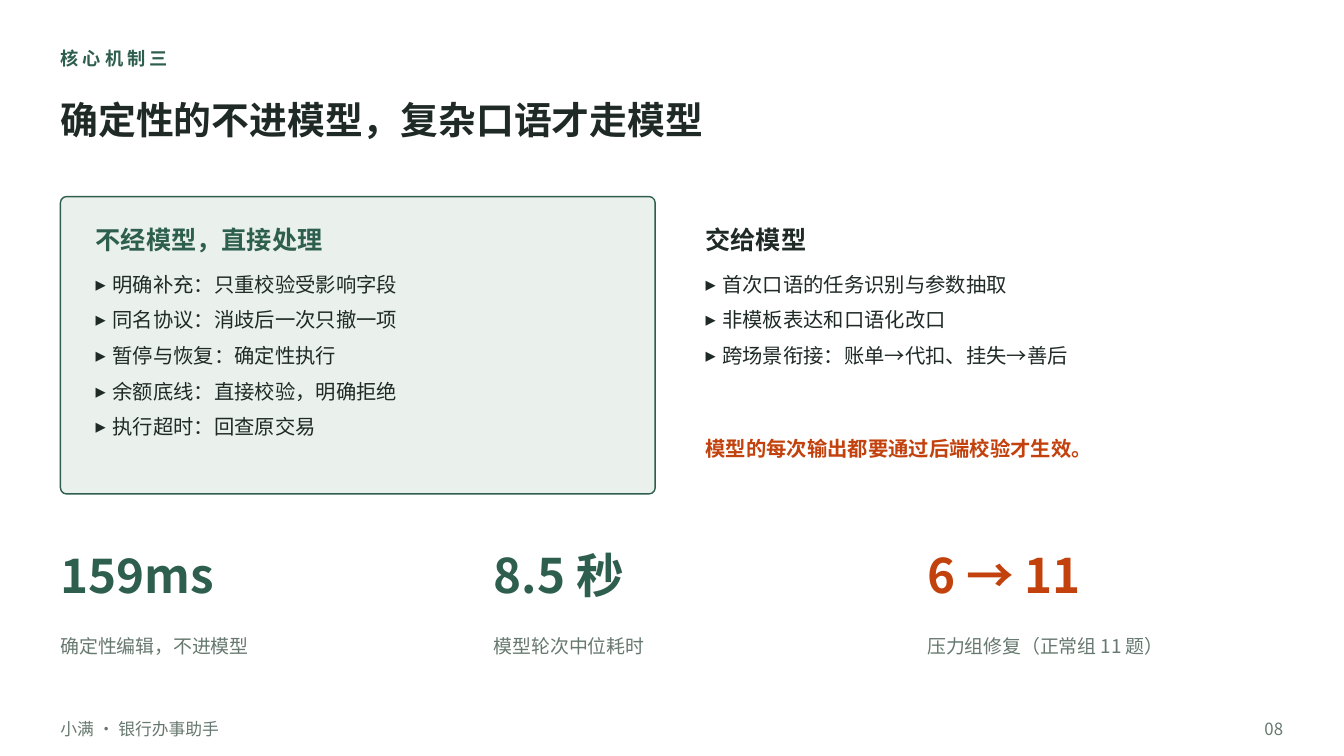
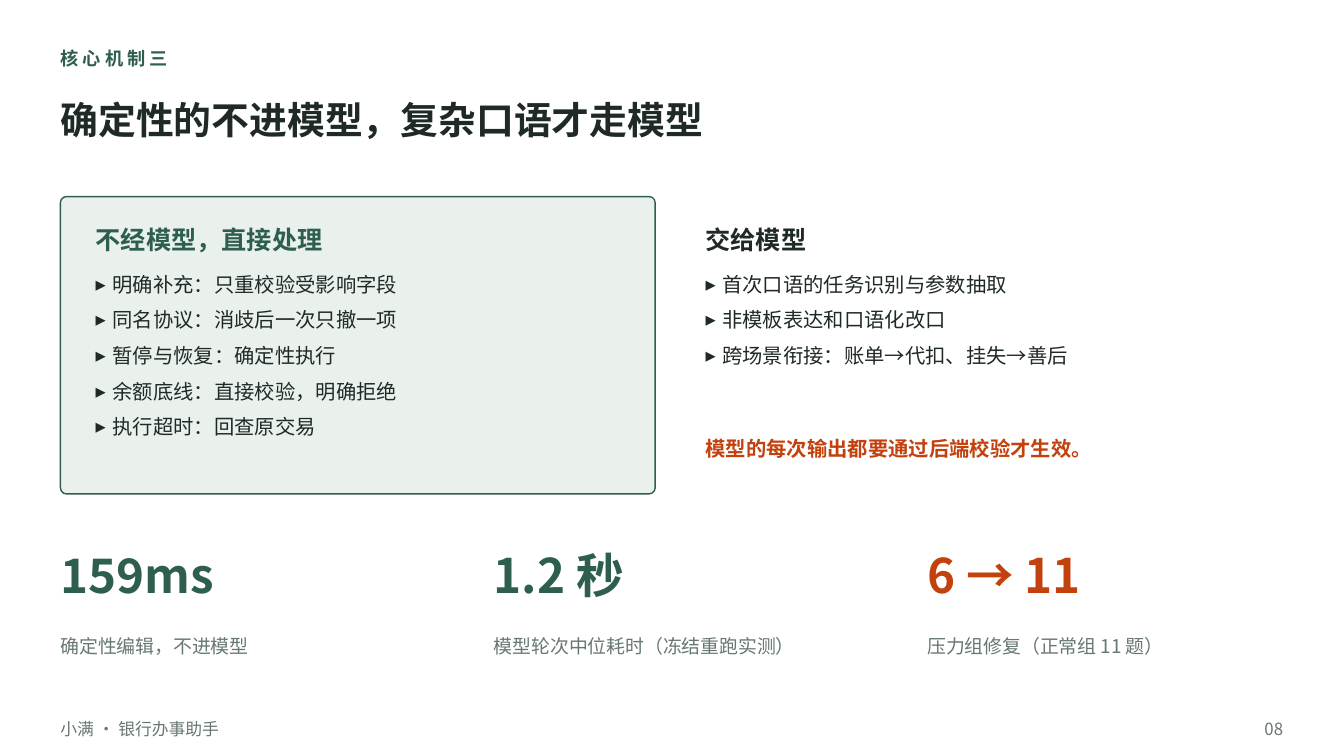
Before and after one commit to HpIahtcthocw/MAN, a slide deck: slide 8 of submission/portal/答辩材料-小满.pptx. Drawn at 1344x756 pixels with LibreOffice and Linux fonts; fonts in the diff are those of the drawing. Boxes give left, top, right and bottom in pixels: in the first picture for what was removed or moved away, otherwise in the second. Text is boxed around its words. In the diff, an @@ line names an element or a change of style, - is before the commit and + after.

```diff
--- a/submission/portal/答辩材料-小满.pptx
+++ b/submission/portal/答辩材料-小满.pptx
@@ text at <box>494,552,624,598</box>: text changed @@
-8.5 秒
+1.2 秒
@@ text at <box>494,637,795,655</box>: text changed @@
-模型轮次中位耗时
+模型轮次中位耗时（冻结重跑实测）
```
Also in this commit, not shown: 4 other files.
